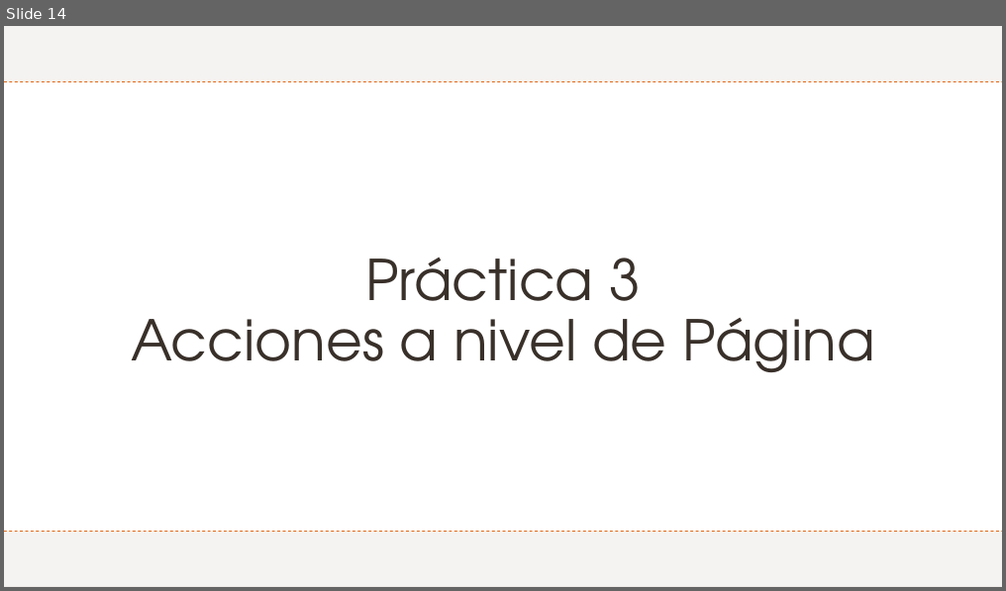
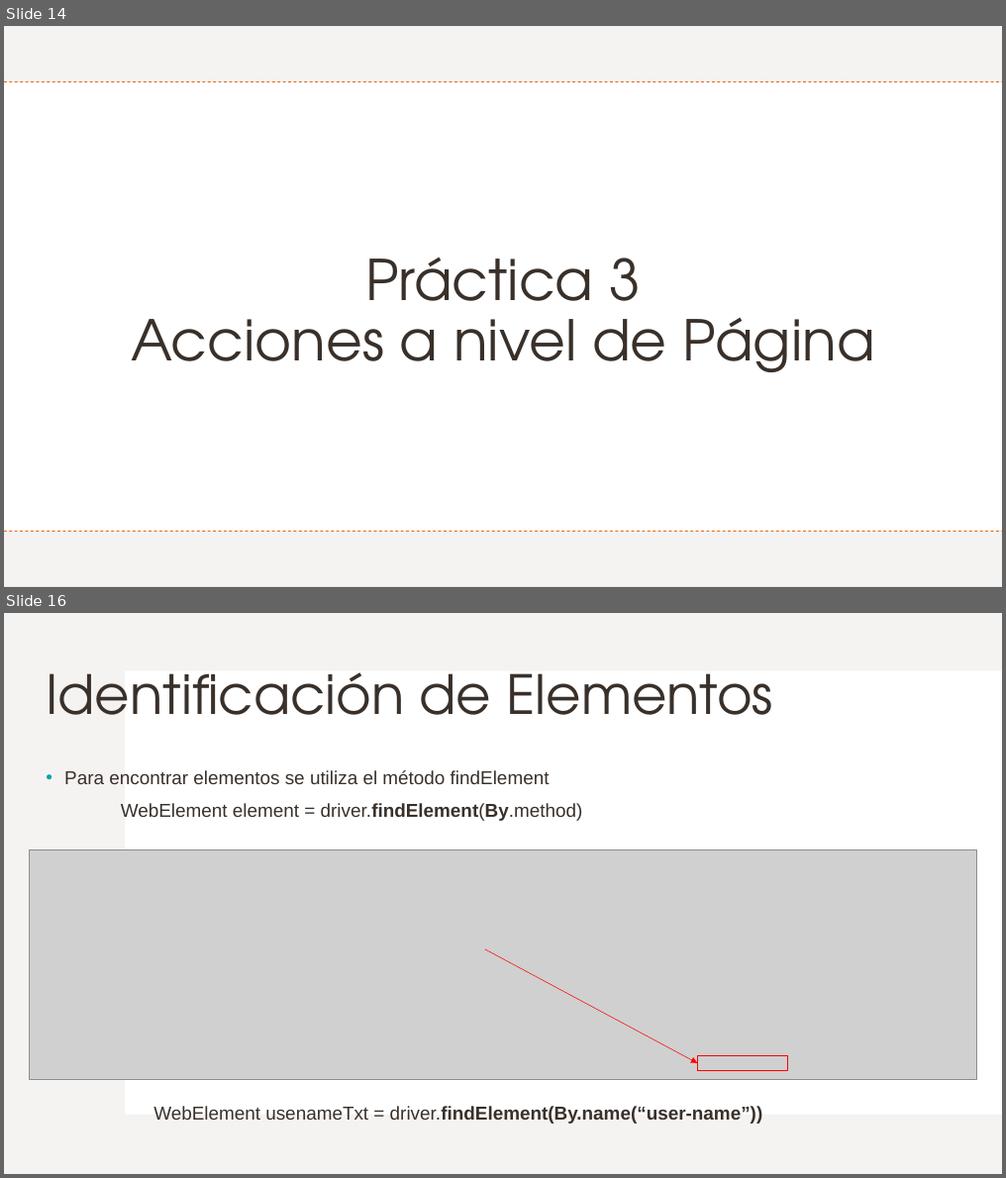
Before and after one commit to Charris1904/automation-qa-sessions, a slide deck: files/4. Selenium.pptx. Shown one above the other, each under a label of ours: slide 14 before the commit, slides 14 and 16 after it; the slides between them are not shown. The pictures are 1006x591 and 1006x1178 pixels, drawn with LibreOffice and Linux fonts; fonts in the diff are those of the drawing; grey boxes stand for pictures. Boxes give left, top, right and bottom in pixels: in the first picture for what was removed or moved away, otherwise in the second. Text is boxed around its words. In the diff, an @@ line names an element or a change of style, - is before the commit and + after.

```diff
--- a/files/4. Selenium.pptx
+++ b/files/4. Selenium.pptx
@@ slide 16 added at <box>4,613,1002,1174</box>, background #FFFFFF; not listed: 1 template element that a slide beside it also shows @@
@@ rectangle added at <box>126,671,1002,1115</box>, fill #FFFFFF @@
@@ title added at <box>46,672,773,715</box>, 52 pt, text #39302A @@
+Identificación de Elementos
@@ text added at <box>64,770,583,821</box>, 18 pt, text #39302A @@
+• Para encontrar elementos se utiliza el método findElement
+WebElement element = driver.findElement(By.method)
@@ picture added at <box>30,850,977,1079</box> @@
@@ arrow added from (485, 950) to (697, 1063), #FF0000 0.5 pt @@
@@ rectangle added at <box>697,1057,788,1071</box>, outline #FF0000 1 pt @@
@@ text added at <box>153,1106,763,1124</box>, 18 pt, text #39302A, bold @@
+WebElement usenameTxt = driver.findElement(By.name(“user-name”))
```
Also in this commit, not shown: 4 other slides added.
